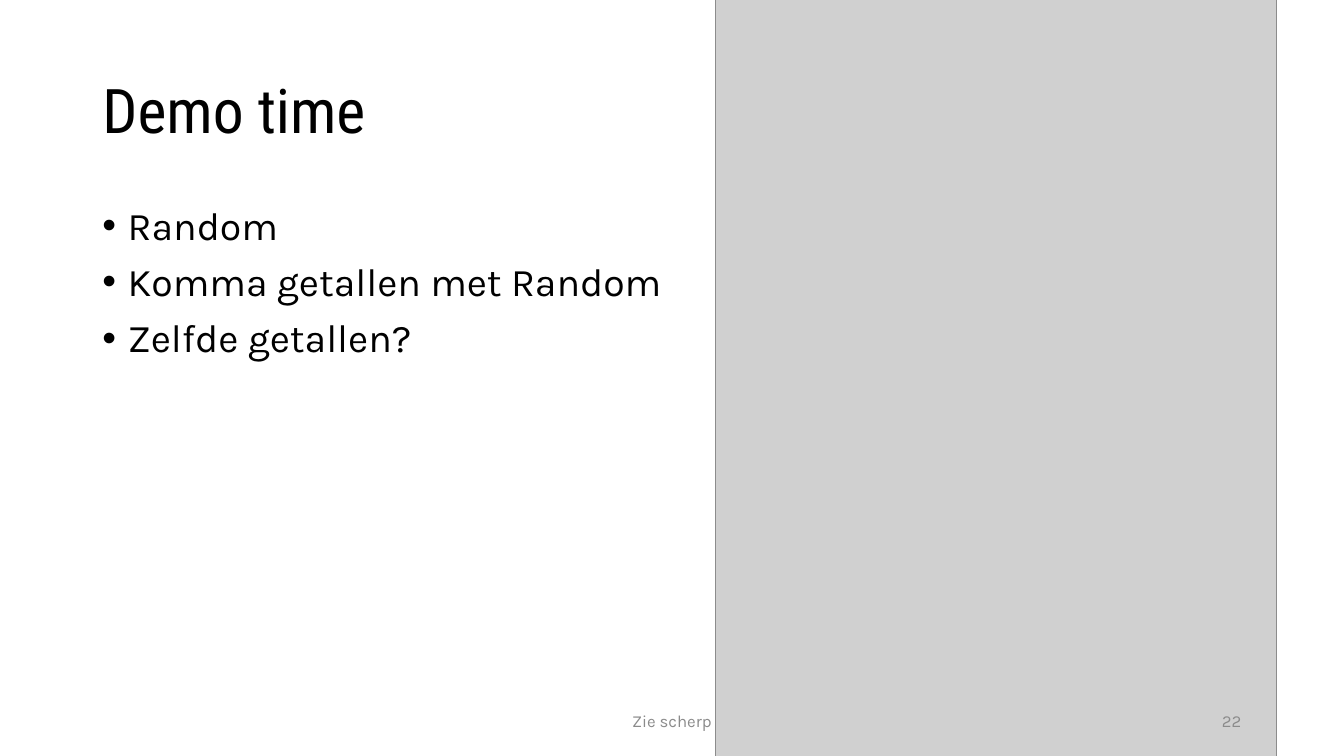
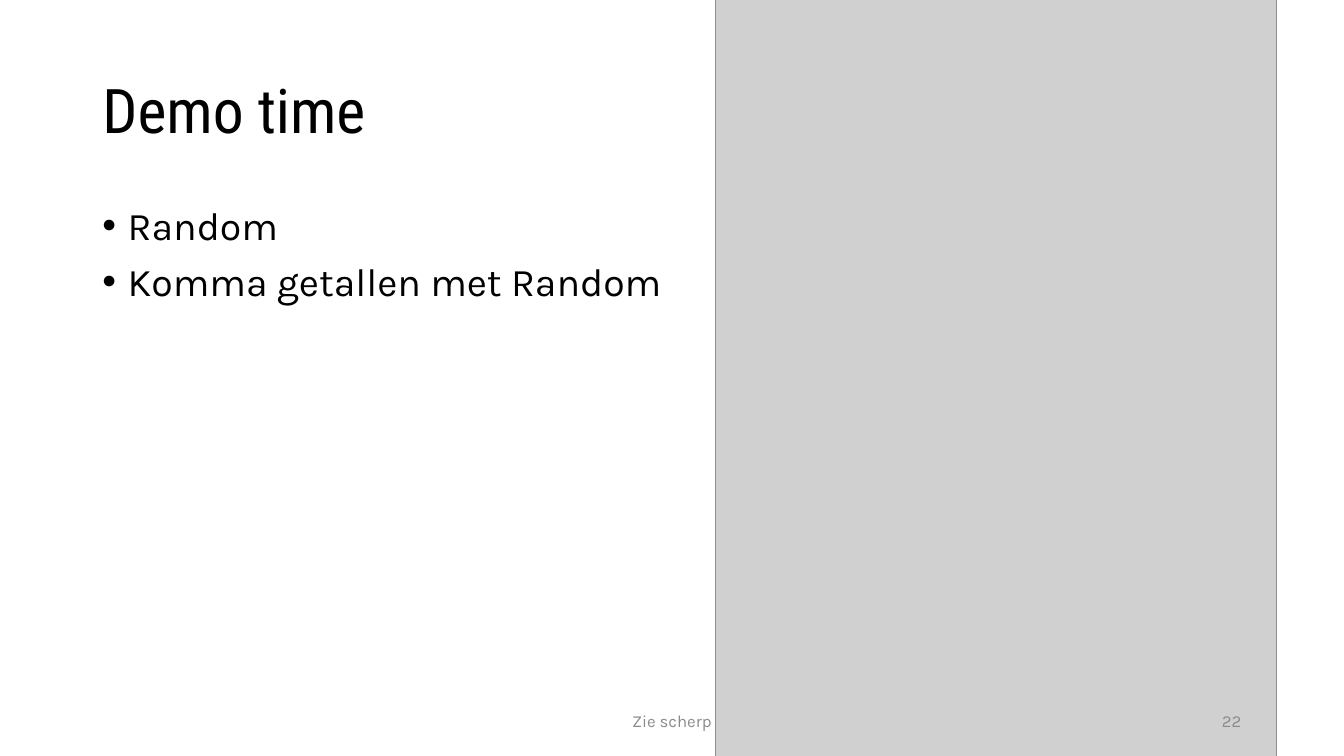
Before and after one commit to timdams/csharpbook, a slide deck: slide 22 of _SLIDES/2020/H4- Werken met data/H4_3-Math bib en berekeningen en random.pptx. Drawn at 1344x756 pixels with LibreOffice and Linux fonts; fonts in the diff are those of the drawing; grey boxes stand for pictures; background and template pictures are left out. Boxes give left, top, right and bottom in pixels: in the first picture for what was removed or moved away, otherwise in the second. Text is boxed around its words. In the diff, an @@ line names an element or a change of style, - is before the commit and + after.

```diff
--- a/_SLIDES/2020/H4- Werken met data/H4_3-Math bib en berekeningen en random.pptx
+++ b/_SLIDES/2020/H4- Werken met data/H4_3-Math bib en berekeningen en random.pptx
@@ text at (128, 325, 412, 362): paragraph removed @@
-• Zelfde getallen?
```
Also in this commit, not shown: 6 other slides changed, 10 other files.
